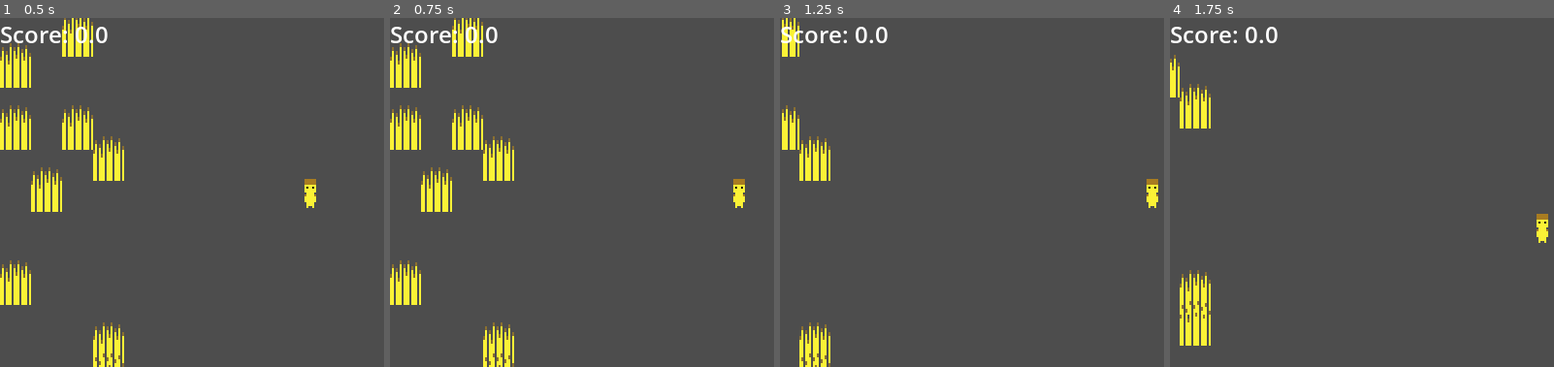
Above: before the commit, frames 1-4 (left to right).
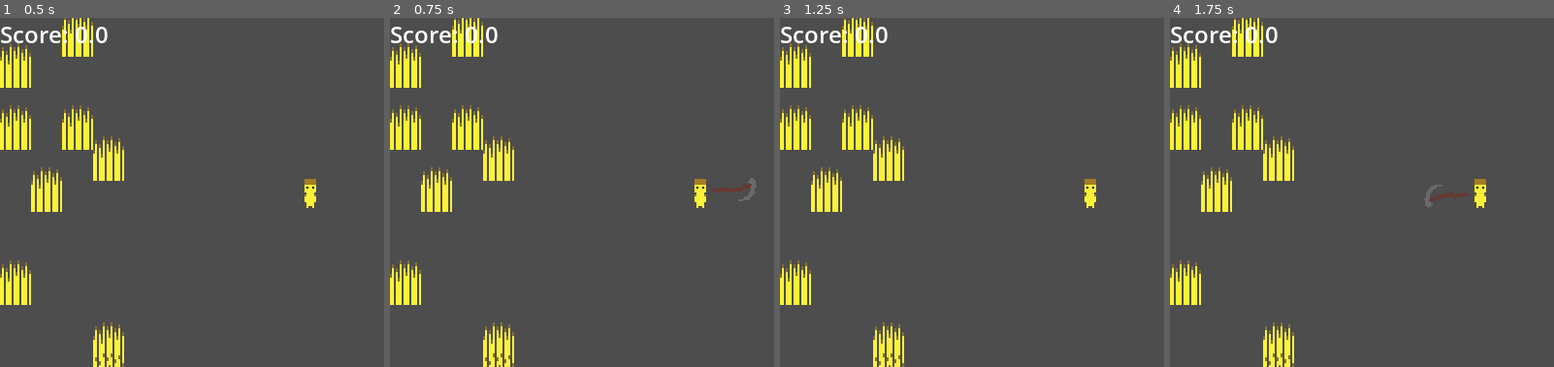
Above: after the commit, the same moments.

Repository: shuofsin/notsowingsimulator
Game: Godot game, scene res://Scenes/Worlds/test_world.tscn
Two runs of this game, one before a commit and one after it. Both use one fixed random seed, a clock stepped at 60 frames per second and the inputs below.
Inputs (mouse positions are in pixels of both pictures, inside the frame that each line leads up to):
- Up to frame 1 (0.5 s): no input
- Up to frame 2 (0.75 s): tap Enter (ui_accept) at 0.5 s; move the mouse to (outside the picture) at 0.52 s; hold Right (ui_right) from 0.53 s (still down); click (outside the picture) at 0.6 s
- Up to frame 3 (1.25 s): keep holding Right (ui_right); tap Enter (ui_accept) at 0.77, 0.8, 1.07 s
- Up to frame 4 (1.75 s): move the mouse to (1354, 209) at 1.27 s; release Right (ui_right) at 1.28 s; hold Down (ui_down) from 1.28 s (still down); tap Enter (ui_accept) at 1.35, 1.52 s; click (1354, 209) at 1.55 s

Frame 1 is identical in both runs. In frame 2, 0.6% of the frame differs, in the area x 79-96%, y 45-55%; in frame 3, 6.7%; in frame 4, 7.0%, in the area x 0-99%, y 0-100%.

Commit message:
Improved harvest

Diff:
--- /dev/null
+++ b/Scenes/Components/health_component.tscn
@@ -0,0 +1,6 @@
+[gd_scene load_steps=2 format=3 uid="uid://cma7qsnrbnsu"]
+
+[ext_resource type="Script" uid="uid://i1wog7fu51vv" path="res://Scripts/Component/health_component.gd" id="1_dgvmk"]
+
+[node name="HealthComponent" type="Node2D"]
+script = ExtResource("1_dgvmk")
--- /dev/null
+++ b/Scenes/Components/healthbox_component.tscn
@@ -0,0 +1,6 @@
+[gd_scene load_steps=2 format=3 uid="uid://cxkq8u7iylcgb"]
+
+[ext_resource type="Script" uid="uid://355luf48vjkt" path="res://Scripts/Component/healthbox_component.gd" id="1_5i1qd"]
+
+[node name="HealthboxComponent" type="Area2D"]
+script = ExtResource("1_5i1qd")
--- /dev/null
+++ b/Scenes/Components/hitbox_component.tscn
@@ -0,0 +1,6 @@
+[gd_scene load_steps=2 format=3 uid="uid://uyu44eoi325r"]
+
+[ext_resource type="Script" uid="uid://13b1aeffxjtf" path="res://Scripts/Component/hitbox_component.gd" id="1_deb4x"]
+
+[node name="HitboxComponent" type="Area2D"]
+script = ExtResource("1_deb4x")
--- a/Scenes/Environment/temp_block.tscn
+++ b/Scenes/Environment/temp_block.tscn
@@ -1,12 +1,14 @@
-[gd_scene load_steps=5 format=3 uid="uid://dt5oie7lqnq3l"]
+[gd_scene load_steps=7 format=3 uid="uid://dt5oie7lqnq3l"]
 
 [ext_resource type="Script" uid="uid://bmgnr8actbmk5" path="res://Scripts/Environment/temp_block.gd" id="1_6kufk"]
 [ext_resource type="Texture2D" uid="uid://b240lvd7bvqui" path="res://Assets/Environment/proto_block.png" id="1_36wvg"]
+[ext_resource type="PackedScene" uid="uid://cxkq8u7iylcgb" path="res://Scenes/Components/healthbox_component.tscn" id="3_k3m48"]
+[ext_resource type="PackedScene" uid="uid://cma7qsnrbnsu" path="res://Scenes/Components/health_component.tscn" id="4_xw7vn"]
 
 [sub_resource type="RectangleShape2D" id="RectangleShape2D_36wvg"]
 size = Vector2(16, 9)
 
-[sub_resource type="RectangleShape2D" id="RectangleShape2D_58os7"]
+[sub_resource type="RectangleShape2D" id="RectangleShape2D_k3m48"]
 size = Vector2(16, 23)
 
 [node name="TempBlock" type="StaticBody2D"]
@@ -20,12 +22,13 @@
 position = Vector2(0, 7.5)
 shape = SubResource("RectangleShape2D_36wvg")
 
-[node name="Area2D" type="Area2D" parent="."]
+[node name="HealthComponent" parent="." instance=ExtResource("4_xw7vn")]
 unique_name_in_owner = true
-collision_layer = 0
-collision_mask = 2
 
-[node name="CollisionShape2D" type="CollisionShape2D" parent="Area2D"]
+[node name="HealthboxComponent" parent="." node_paths=PackedStringArray("health_component") instance=ExtResource("3_k3m48")]
+health_component = NodePath("../HealthComponent")
+
+[node name="CollisionShape2D" type="CollisionShape2D" parent="HealthboxComponent"]
 position = Vector2(0, 0.5)
-shape = SubResource("RectangleShape2D_58os7")
-debug_color = Color(0, 0.6507772, 0.09045615, 0.41960785)
+shape = SubResource("RectangleShape2D_k3m48")
+debug_color = Color(2.7434528e-06, 0.6426199, 0.31994095, 0.41960785)
--- a/Scenes/Player/player.tscn
+++ b/Scenes/Player/player.tscn
@@ -1,50 +1,21 @@
-[gd_scene load_steps=8 format=3 uid="uid://x631a46ouifa"]
+[gd_scene load_steps=9 format=3 uid="uid://x631a46ouifa"]
 
 [ext_resource type="Script" uid="uid://dk0hjmwt3ro15" path="res://Scripts/Player/player.gd" id="1_uvnfx"]
 [ext_resource type="Texture2D" uid="uid://bcgtjllakvk7h" path="res://Assets/Player/proto_player.png" id="2_a3d8c"]
+[ext_resource type="PackedScene" uid="uid://uyu44eoi325r" path="res://Scenes/Components/hitbox_component.tscn" id="3_xpcdj"]
+[ext_resource type="Script" uid="uid://bpkeutr8qxy8f" path="res://Scripts/Component/attack.gd" id="4_mtuoh"]
+[ext_resource type="Texture2D" uid="uid://jmbm64qx8whi" path="res://Assets/Player/proto_tool.png" id="5_htcer"]
 
 [sub_resource type="CircleShape2D" id="CircleShape2D_a3d8c"]
 radius = 3.0
 
-[sub_resource type="Animation" id="Animation_a3d8c"]
-resource_name = "Hit"
-length = 0.5
-tracks/0/type = "value"
-tracks/0/imported = false
-tracks/0/enabled = true
-tracks/0/path = NodePath("CollisionShape2D:disabled")
-tracks/0/interp = 1
-tracks/0/loop_wrap = true
-tracks/0/keys = {
-"times": PackedFloat32Array(0, 0.5),
-"transitions": PackedFloat32Array(1, 1),
-"update": 1,
-"values": [false, true]
-}
+[sub_resource type="Resource" id="Resource_htcer"]
+script = ExtResource("4_mtuoh")
+attack_damage = 1.0
+metadata/_custom_type_script = "uid://bpkeutr8qxy8f"
 
-[sub_resource type="Animation" id="Animation_xpcdj"]
-length = 0.001
-tracks/0/type = "value"
-tracks/0/imported = false
-tracks/0/enabled = true
-tracks/0/path = NodePath("CollisionShape2D:disabled")
-tracks/0/interp = 1
-tracks/0/loop_wrap = true
-tracks/0/keys = {
-"times": PackedFloat32Array(0),
-"transitions": PackedFloat32Array(1),
-"update": 1,
-"values": [true]
-}
-
-[sub_resource type="AnimationLibrary" id="AnimationLibrary_mtuoh"]
-_data = {
-&"Hit": SubResource("Animation_a3d8c"),
-&"RESET": SubResource("Animation_xpcdj")
-}
-
-[sub_resource type="RectangleShape2D" id="RectangleShape2D_a3d8c"]
-size = Vector2(36, 40)
+[sub_resource type="CapsuleShape2D" id="CapsuleShape2D_mtuoh"]
+height = 28.0
 
 [node name="Player" type="CharacterBody2D"]
 y_sort_enabled = true
@@ -63,17 +34,16 @@
 drag_horizontal_enabled = true
 drag_vertical_enabled = true
 
-[node name="Hitbox" type="Area2D" parent="."]
-collision_layer = 2
-collision_mask = 0
+[node name="HitboxSmall" parent="." instance=ExtResource("3_xpcdj")]
+unique_name_in_owner = true
+attack = SubResource("Resource_htcer")
 
-[node name="AnimationPlayer" type="AnimationPlayer" parent="Hitbox"]
+[node name="DirectionalSwing" type="CollisionShape2D" parent="HitboxSmall"]
+position = Vector2(18, 0)
+rotation = 1.5707964
+shape = SubResource("CapsuleShape2D_mtuoh")
+
+[node name="ToolSprite" type="Sprite2D" parent="HitboxSmall"]
 unique_name_in_owner = true
-libraries = {
-&"": SubResource("AnimationLibrary_mtuoh")
-}
-
-[node name="CollisionShape2D" type="CollisionShape2D" parent="Hitbox"]
-shape = SubResource("RectangleShape2D_a3d8c")
-disabled = true
-debug_color = Color(0.8483163, 0.34211445, 0.4139011, 0.41960785)
+position = Vector2(17, 0)
+texture = ExtResource("5_htcer")
--- /dev/null
+++ b/Scripts/Component/attack.gd
@@ -0,0 +1,4 @@
+extends Resource
+class_name Attack
+
+@export var attack_damage: float
--- /dev/null
+++ b/Scripts/Component/health_component.gd
@@ -0,0 +1,11 @@
+extends Node2D
+class_name HealthComponent
+
+@export var MAX_HEALTH := 1
+var health: float
+
+func _ready():
+	health = MAX_HEALTH
+
+func damage(attack: Attack):
+	health -= attack.attack_damage
--- /dev/null
+++ b/Scripts/Component/healthbox_component.gd
@@ -0,0 +1,8 @@
+extends Area2D
+class_name HealthboxComponent
+
+@export var health_component: HealthComponent
+
+func damage(attack: Attack):
+	if health_component:
+		health_component.damage(attack)
--- /dev/null
+++ b/Scripts/Component/hitbox_component.gd
@@ -0,0 +1,19 @@
+extends Area2D
+class_name HitboxComponent
+
+@export var attack: Attack
+var collision_shape: CollisionShape2D
+
+func _ready() -> void:
+	area_entered.connect(_on_healthbox_area_entered)
+	if get_child(0):
+		collision_shape = get_child(0)
+		disable()
+
+func _on_healthbox_area_entered(area: Area2D) -> void:
+	if area is HealthboxComponent:
+		area.damage(attack)
+
+func disable(disabled: bool = true):
+	if collision_shape:
+		collision_shape.disabled = disabled
--- a/Scripts/Environment/temp_block.gd
+++ b/Scripts/Environment/temp_block.gd
@@ -1,14 +1,12 @@
 extends StaticBody2D
 
-@onready var area_2d: Area2D = %Area2D
 @onready var points_scene: PackedScene = preload("res://Scenes/GUI/points.tscn")
+@onready var health_component: HealthComponent = %HealthComponent
 
-func _ready() -> void:
-	area_2d.area_entered.connect(_entered)
-
-func _entered(_area_entered: Area2D):
-	var points: Node = points_scene.instantiate()
-	points.global_position = global_position
-	Global.score += 1
-	get_parent().add_child(points)
-	queue_free()
+func _process(_delta: float) -> void:
+	if health_component.health <= 0:
+		var new_points: Node2D = points_scene.instantiate()
+		new_points.global_position = global_position
+		get_parent().add_child(new_points)
+		Global.score += 1
+		queue_free()
--- a/Scripts/Player/player.gd
+++ b/Scripts/Player/player.gd
@@ -2,13 +2,30 @@
 class_name Player
 
 var speed: float = 100.0
-@onready var animation_player: AnimationPlayer = %AnimationPlayer
+var TOTAL_SWING_TIME: float = 0.3
+var swing_timer: float
+var is_swinging: bool = false
+@onready var hitbox_small: HitboxComponent = %HitboxSmall
+@onready var tool_sprite: Sprite2D = %ToolSprite
+
 
 func _process(_delta: float) -> void:
-	if Input.is_action_just_pressed("ui_accept"):
-		animation_player.play("Hit")
+	if !is_swinging: hitbox_small.rotation = global_position.direction_to(get_global_mouse_position()).angle()
+	tool_sprite.visible = is_swinging
+	if Input.is_action_just_pressed("use"):
+		hitbox_small.disable(false)
+		swing_timer = TOTAL_SWING_TIME
+		is_swinging = true
 
-func _physics_process(_delta: float) -> void:
-	var direction = Input.get_vector("ui_left", "ui_right", "ui_up", "ui_down")
+	pass
+
+func _physics_process(delta: float) -> void:
+	var direction = Input.get_vector("move_left", "move_right", "move_up", "move_down")
 	velocity = direction * speed
+
+	swing_timer -= delta
+	if is_swinging && swing_timer <= 0:
+		hitbox_small.disable()
+		is_swinging = false
+
 	move_and_slide()
--- a/project.godot
+++ b/project.godot
@@ -28,6 +28,41 @@
 window/stretch/scale_mode="integer"
 window/vsync/vsync_mode=0
 
+[input]
+
+move_left={
+"deadzone": 0.2,
+"events": [Object(InputEventKey,"resource_local_to_scene":false,"resource_name":"","device":-1,"window_id":0,"alt_pressed":false,"shift_pressed":false,"ctrl_pressed":false,"meta_pressed":false,"pressed":false,"keycode":0,"physical_keycode":65,"key_label":0,"unicode":97,"location":0,"echo":false,"script":null)
+]
+}
+move_up={
+"deadzone": 0.2,
+"events": [Object(InputEventKey,"resource_local_to_scene":false,"resource_name":"","device":-1,"window_id":0,"alt_pressed":false,"shift_pressed":false,"ctrl_pressed":false,"meta_pressed":false,"pressed":false,"keycode":0,"physical_keycode":87,"key_label":0,"unicode":119,"location":0,"echo":false,"script":null)
+]
+}
+move_down={
+"deadzone": 0.2,
+"events": [Object(InputEventKey,"resource_local_to_scene":false,"resource_name":"","device":-1,"window_id":0,"alt_pressed":false,"shift_pressed":false,"ctrl_pressed":false,"meta_pressed":false,"pressed":false,"keycode":0,"physical_keycode":83,"key_label":0,"unicode":115,"location":0,"echo":false,"script":null)
+]
+}
+move_right={
+"deadzone": 0.2,
+"events": [Object(InputEventKey,"resource_local_to_scene":false,"resource_name":"","device":-1,"window_id":0,"alt_pressed":false,"shift_pressed":false,"ctrl_pressed":false,"meta_pressed":false,"pressed":false,"keycode":0,"physical_keycode":68,"key_label":0,"unicode":100,"location":0,"echo":false,"script":null)
+]
+}
+use={
+"deadzone": 0.2,
+"events": [Object(InputEventMouseButton,"resource_local_to_scene":false,"resource_name":"","device":-1,"window_id":0,"alt_pressed":false,"shift_pressed":false,"ctrl_pressed":false,"meta_pressed":false,"button_mask":1,"position":Vector2(473, 19),"global_position":Vector2(482, 67),"factor":1.0,"button_index":1,"canceled":false,"pressed":true,"double_click":false,"script":null)
+]
+}
+
+[layer_names]
+
+2d_physics/layer_1="Environment"
+2d_physics/layer_2="Player"
+2d_physics/layer_3="Enemy"
+2d_physics/layer_4="Tool"
+
 [rendering]
 
 textures/canvas_textures/default_texture_filter=0
Binary file added: Assets/Player/proto_tool.aseprite
Binary file added: Assets/Player/proto_tool.png
Not shown, added: Assets/Player/proto_tool.png.import
Not shown, added: Scripts/Component/attack.gd.uid
Not shown, added: Scripts/Component/health_component.gd.uid
Not shown, added: Scripts/Component/healthbox_component.gd.uid
Not shown, added: Scripts/Component/hitbox_component.gd.uid
